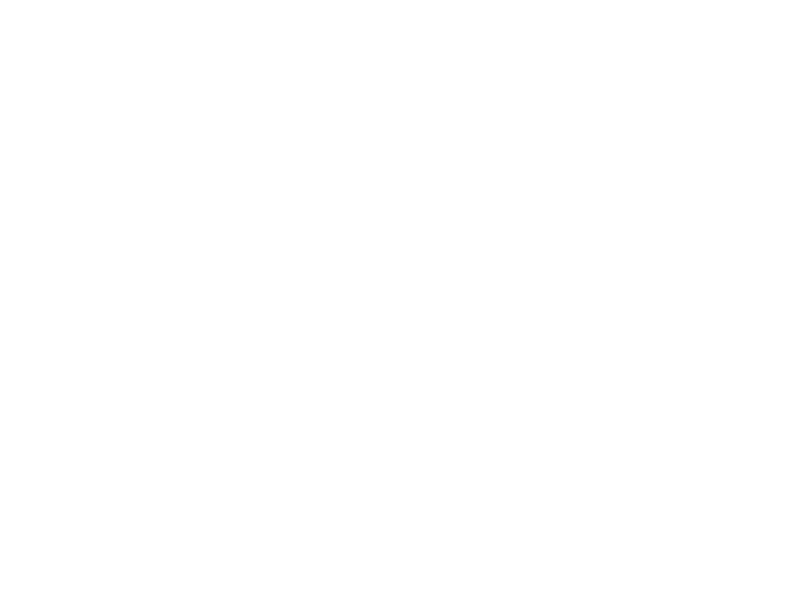
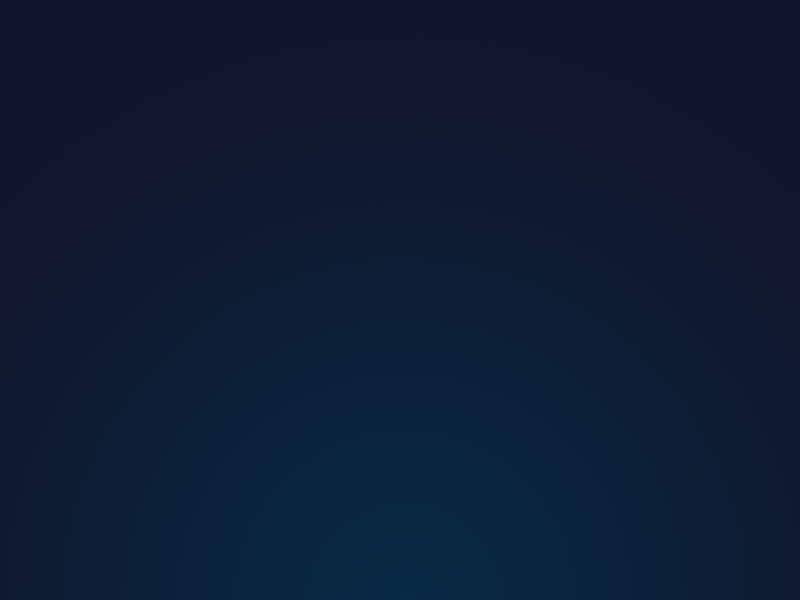
Before/after of a w=800, h=600 layered artwork. What changed in the layer stack:
hid "star2" over [left=75, top=11, right=788, bottom=557]
showed "背景", painted on it over [left=0, top=0, right=800, bottom=600]
